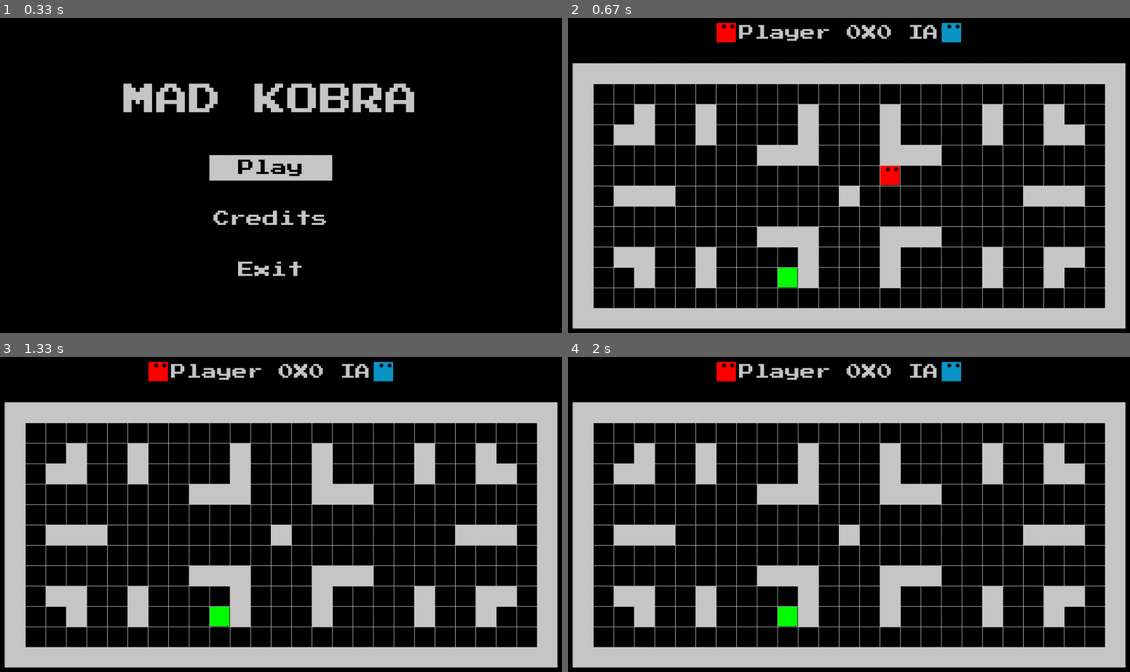
Above: before the commit, frames 1-4 (two rows, left to right).
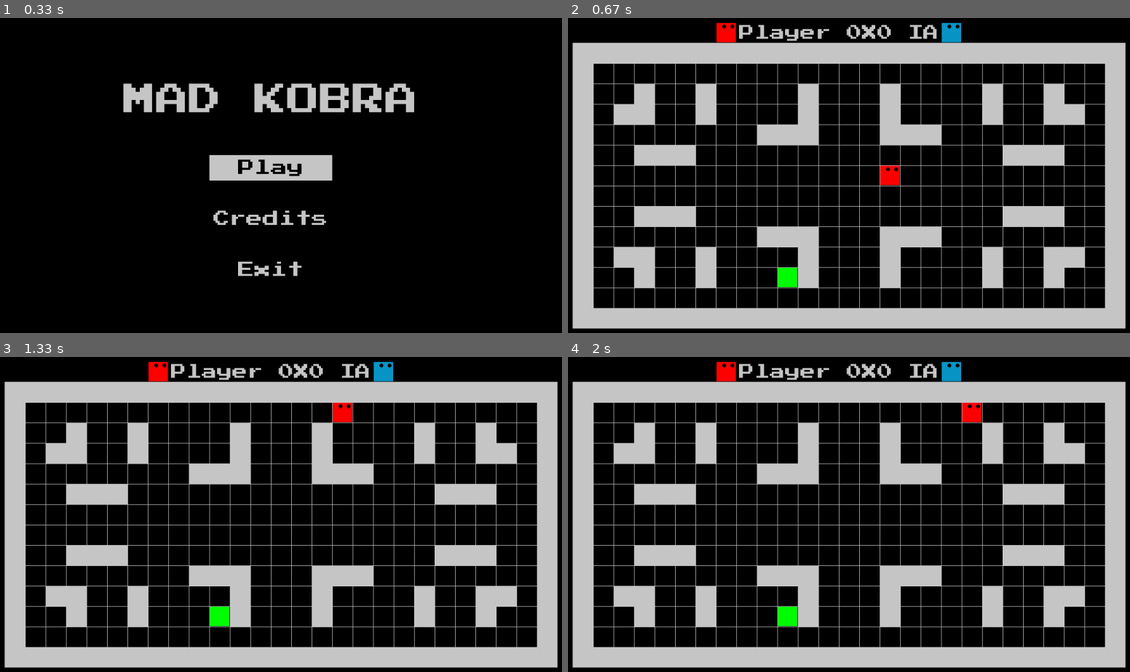
Above: after the commit, the same moments.

Repository: LUDUSLab/stem-games
Game: pygame game, started from Snake3Equipe2/main.py
Two runs of this game, one before a commit and one after it. Both use one fixed random seed, a clock stepped at 60 frames per second and the inputs below.
Inputs:
- Up to frame 1 (0.33 s): no input
- Up to frame 2 (0.67 s): tap Enter at 0.33 s
- Up to frame 3 (1.33 s): hold W 0.67-1.13 s; hold D from 1.17 s (still down)
- Up to frame 4 (2 s): release D at 1.63 s; hold A from 1.67 s (still down)

Frame 1 is identical in both runs. In frame 2, 23% of the frame differs, in the area x 0-100%, y 7-67%; in frame 3, 23%; in frame 4, 23%.

Commit message:
bug fixed: the upper wall was on top of arena's area/and some changes on obstacles coordinates

Diff:
--- a/Snake3Equipe2/wall.py
+++ b/Snake3Equipe2/wall.py
@@ -9,7 +9,7 @@
     def draw_wall(self, surface):
         # for 'y' coordinate
         for i in range(120, 1200, 40):
-            pygame.draw.rect(surface, self.color, (i, 120) + self.size)
+            pygame.draw.rect(surface, self.color, (i, 80) + self.size)
             pygame.draw.rect(surface, self.color, (i, 600) + self.size)
 
         # for 'x' coordinate
@@ -25,16 +25,16 @@
 
     def draw_obstacles(self, surface):
         # 1
-        pygame.draw.rect(surface, self.color, (200, 240) + self.size)
-        pygame.draw.rect(surface, self.color, (240, 240) + self.size)
+        pygame.draw.rect(surface, self.color, (200, 200) + self.size)
         pygame.draw.rect(surface, self.color, (240, 200) + self.size)
+        pygame.draw.rect(surface, self.color, (240, 160) + self.size)
         # 2
+        pygame.draw.rect(surface, self.color, (360, 160) + self.size)
         pygame.draw.rect(surface, self.color, (360, 200) + self.size)
-        pygame.draw.rect(surface, self.color, (360, 240) + self.size)
         # 3
-        pygame.draw.rect(surface, self.color, (200, 360) + self.size)
-        pygame.draw.rect(surface, self.color, (240, 360) + self.size)
-        pygame.draw.rect(surface, self.color, (280, 360) + self.size)
+        pygame.draw.rect(surface, self.color, (240, 400) + self.size)
+        pygame.draw.rect(surface, self.color, (280, 400) + self.size)
+        pygame.draw.rect(surface, self.color, (320, 400) + self.size)
         # 4
         pygame.draw.rect(surface, self.color, (200, 480) + self.size)
         pygame.draw.rect(surface, self.color, (240, 480) + self.size)
@@ -43,11 +43,11 @@
         pygame.draw.rect(surface, self.color, (360, 480) + self.size)
         pygame.draw.rect(surface, self.color, (360, 520) + self.size)
         # 6
-        pygame.draw.rect(surface, self.color, (480, 280) + self.size)
-        pygame.draw.rect(surface, self.color, (520, 280) + self.size)
+        pygame.draw.rect(surface, self.color, (480, 240) + self.size)
+        pygame.draw.rect(surface, self.color, (520, 240) + self.size)
+        pygame.draw.rect(surface, self.color, (560, 200) + self.size)
         pygame.draw.rect(surface, self.color, (560, 240) + self.size)
-        pygame.draw.rect(surface, self.color, (560, 280) + self.size)
-        pygame.draw.rect(surface, self.color, (560, 200) + self.size)
+        pygame.draw.rect(surface, self.color, (560, 160) + self.size)
         # 7
         pygame.draw.rect(surface, self.color, (480, 440) + self.size)
         pygame.draw.rect(surface, self.color, (520, 440) + self.size)
@@ -55,11 +55,11 @@
         pygame.draw.rect(surface, self.color, (560, 480) + self.size)
         pygame.draw.rect(surface, self.color, (560, 520) + self.size)
         # 8
-        pygame.draw.rect(surface, self.color, (760, 280) + self.size)
-        pygame.draw.rect(surface, self.color, (800, 280) + self.size)
+        pygame.draw.rect(surface, self.color, (760, 240) + self.size)
+        pygame.draw.rect(surface, self.color, (800, 240) + self.size)
+        pygame.draw.rect(surface, self.color, (720, 200) + self.size)
         pygame.draw.rect(surface, self.color, (720, 240) + self.size)
-        pygame.draw.rect(surface, self.color, (720, 280) + self.size)
-        pygame.draw.rect(surface, self.color, (720, 200) + self.size)
+        pygame.draw.rect(surface, self.color, (720, 160) + self.size)
         # 9
         pygame.draw.rect(surface, self.color, (760, 440) + self.size)
         pygame.draw.rect(surface, self.color, (800, 440) + self.size)
@@ -67,22 +67,28 @@
         pygame.draw.rect(surface, self.color, (720, 480) + self.size)
         pygame.draw.rect(surface, self.color, (720, 520) + self.size)
         # 10
+        pygame.draw.rect(surface, self.color, (920, 160) + self.size)
         pygame.draw.rect(surface, self.color, (920, 200) + self.size)
-        pygame.draw.rect(surface, self.color, (920, 240) + self.size)
         # 11
         pygame.draw.rect(surface, self.color, (920, 480) + self.size)
         pygame.draw.rect(surface, self.color, (920, 520) + self.size)
         # 12
-        pygame.draw.rect(surface, self.color, (1080, 240) + self.size)
-        pygame.draw.rect(surface, self.color, (1040, 240) + self.size)
+        pygame.draw.rect(surface, self.color, (1080, 200) + self.size)
         pygame.draw.rect(surface, self.color, (1040, 200) + self.size)
+        pygame.draw.rect(surface, self.color, (1040, 160) + self.size)
         # 13
         pygame.draw.rect(surface, self.color, (1080, 480) + self.size)
         pygame.draw.rect(surface, self.color, (1040, 480) + self.size)
         pygame.draw.rect(surface, self.color, (1040, 520) + self.size)
         # 14
-        pygame.draw.rect(surface, self.color, (1080, 360) + self.size)
-        pygame.draw.rect(surface, self.color, (1040, 360) + self.size)
-        pygame.draw.rect(surface, self.color, (1000, 360) + self.size)
+        pygame.draw.rect(surface, self.color, (1040, 400) + self.size)
+        pygame.draw.rect(surface, self.color, (1000, 400) + self.size)
+        pygame.draw.rect(surface, self.color, (960, 400) + self.size)
         # 15
-        pygame.draw.rect(surface, self.color, (640, 360) + self.size)
+        pygame.draw.rect(surface, self.color, (240, 280) + self.size)
+        pygame.draw.rect(surface, self.color, (280, 280) + self.size)
+        pygame.draw.rect(surface, self.color, (320, 280) + self.size)
+        # 16
+        pygame.draw.rect(surface, self.color, (1040, 280) + self.size)
+        pygame.draw.rect(surface, self.color, (1000, 280) + self.size)
+        pygame.draw.rect(surface, self.color, (960, 280) + self.size)
